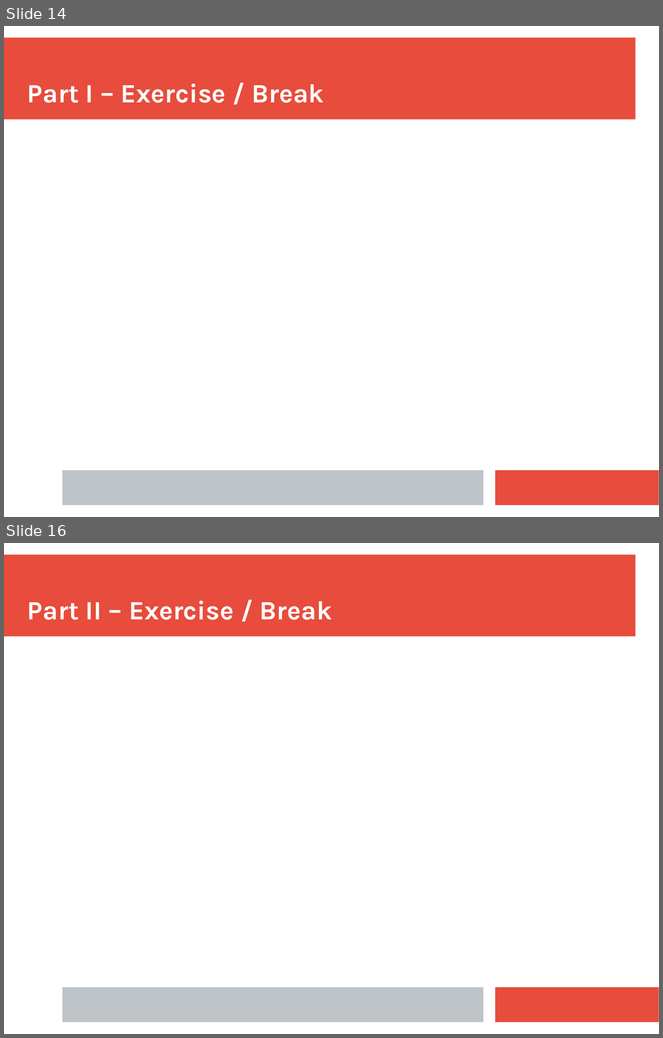
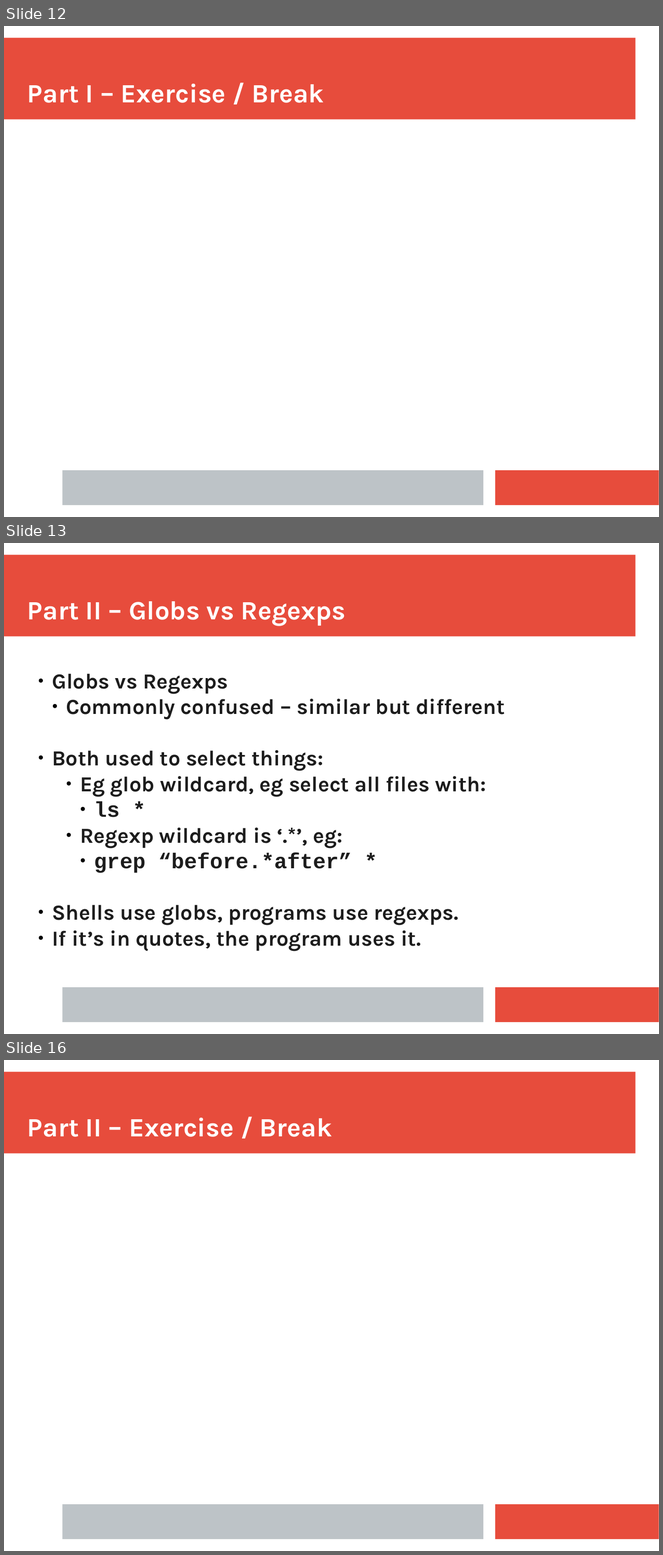
Before and after one commit to ianmiell/introduction-to-the-command-line, a slide deck: slides/introduction_to_the_command_line.pptx. Shown one above the other, each under a label of ours: slides 14 and 16 before the commit, slides 12, 13 and 16 after it; the slides between them are not shown. The pictures are 663x1038 and 663x1555 pixels, drawn with LibreOffice and Linux fonts; fonts in the diff are those of the drawing. Boxes give left, top, right and bottom in pixels: in the first picture for what was removed or moved away, otherwise in the second. Text is boxed around its words. In the diff, an @@ line names an element or a change of style, - is before the commit and + after.

```diff
--- a/slides/introduction_to_the_command_line.pptx
+++ b/slides/introduction_to_the_command_line.pptx
@@ slide 13 added at [4, 543, 659, 1034], background #FFFFFF; not listed: 3 template elements that a slide beside it also shows @@
@@ text added at [27, 601, 346, 626], 32 pt, text #FFFFFF, bold @@
+Part II – Globs vs Regexps
@@ text added at [52, 674, 505, 952], 26 pt, text #1C1C1C, bold @@
+● Globs vs Regexps
+  ● Commonly confused – similar but different
+● Both used to select things:
+    ● Eg glob wildcard, eg select all files with:
+      ● ls *
+    ● Regexp wildcard is ‘.*’, eg:
+      ● grep “before.*after” *
+● Shells use globs, programs use regexps.
+● If it’s in quotes, the program uses it.
@@ what was slide 14 is now slide 12 @@
```
Also in this commit, not shown: 4 slides changed, 1 other slide added, 2 slides removed, 1 other file.
